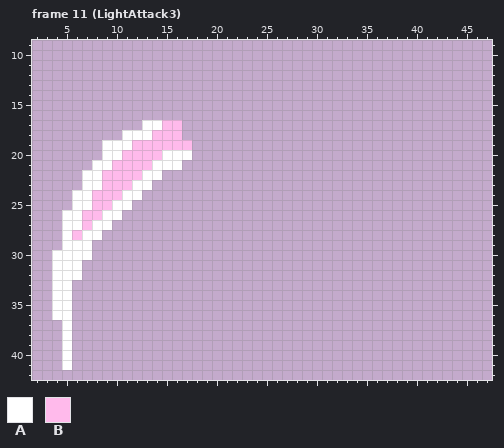
One commit to this pixel-art file: Assets/Sprites/Aseprite Files/LightAttackVariations.aseprite. The first picture shows the starting point.
48x80 pixels, 12 frames. Shown: frame 11 (LightAttack3): x 2..47, y 9..42. The commit also changed other frames, which this record leaves out.
Visible layers, top first: "Layer 3", "Layer 2".
Palette (. is transparent): A #ffffff  B #ffbaeb
Pixels before, frame 11 (LightAttack3), first column x 4:
17 .........AABB.
18 .......AAABBB.
19 .....AAABBBBBB
20 .....AABBBBAAA
21 ....AABBBBAAA.
22 ...AABBBBAA...
23 ...AABBBAA....
24 ..AABBBAA.....
25 ..AABBAA......
26 .AABBAA.......
27 .AABAA........
28 .ABAA.........
29 .AAA..........
30 AAAA..........
31 AAA...........
32 AAA...........
33 AA............
34 AA............
35 AA............
36 AA............
37 .A............
38 .A............
39 .A............
40 .A............
41 .A............
Once edited:
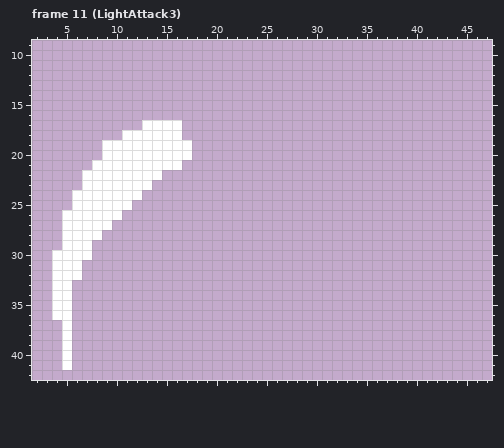
Commit message: fixed light attack upgrade anims
From old to new:
layer "Layer 3" now hidden
Frame 11 (LightAttack3):
Colour B gives way to colour A in row 17 at x 15 to 16; in row 18 at x 14 to 16; in row 19 at x 12 to 17; in row 20 at x 11 to 14; in row 21 at x 10 to 13; in row 22 at x 9 to 12.
Colour B gives way to colour A in row 23 at x 9 to 11; in row 24 at x 8 to 10; in row 25 at x 8 to 9; in row 26 at x 7 to 8; in row 27 at x 7; in row 28 at x 6.
Changed places in both pictures, as pixel boxes (x1, y1, x2, y2):
changed: (72, 120, 192, 240)
